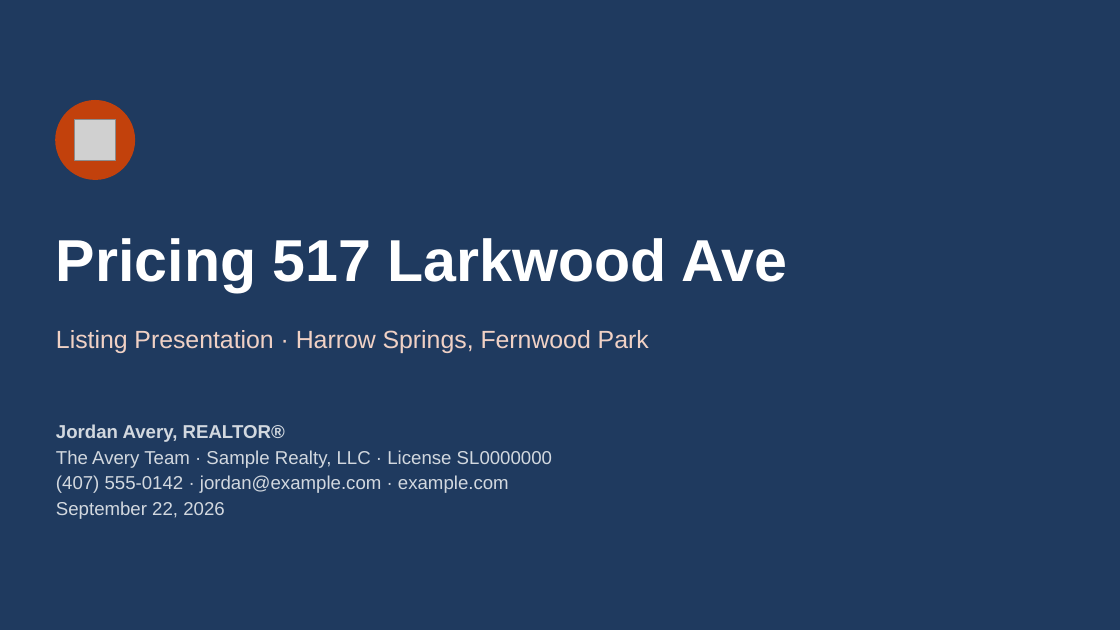
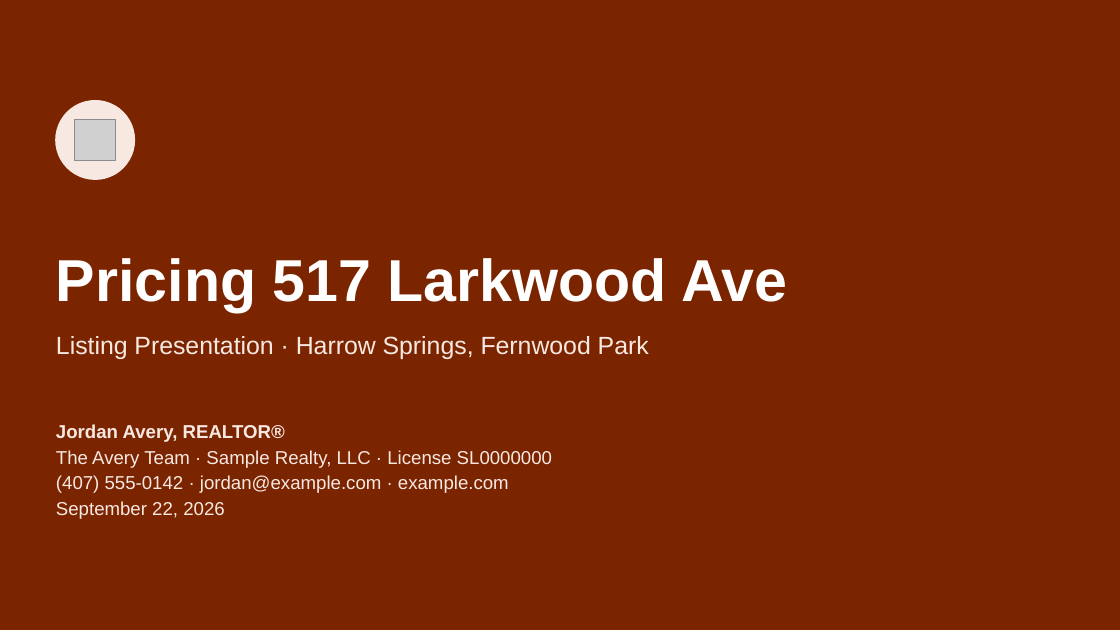
Before and after one commit to axelrivera/real-estate-skills, a slide deck: slide 1 of samples/seller-cma/517-Larkwood-Ave-Listing-Presentation.pptx. Drawn at 1120x630 pixels with LibreOffice and Linux fonts; fonts in the diff are those of the drawing; grey boxes stand for pictures. Boxes give left, top, right and bottom in pixels: in the first picture for what was removed or moved away, otherwise in the second. Text is boxed around its words. In the diff, an @@ line names an element or a change of style, - is before the commit and + after.

```diff
--- a/samples/seller-cma/517-Larkwood-Ave-Listing-Presentation.pptx
+++ b/samples/seller-cma/517-Larkwood-Ave-Listing-Presentation.pptx
@@ background #1F3A5F to #7B2400 @@
@@ ellipse at (56, 101, 134, 179): fill #C2410C to #F8E8E2; outline #C2410C 1 pt to #F8E8E2 1 pt @@
@@ text "Pricing 517 Larkwood Ave" at (56, 258, 787, 312): vertical alignment middle to bottom @@
@@ text "Listing Presentation · Harrow Springs, ..." at (56, 336, 649, 359): text colour #F0D1C5 to #F8E8E2 @@
@@ text "Jordan Avery, REALTOR®" at (56, 424, 552, 519): text colour #D2D8DF to #F8E8E2 @@
```
Also in this commit, not shown: 14 other slides changed, 35 other files.
